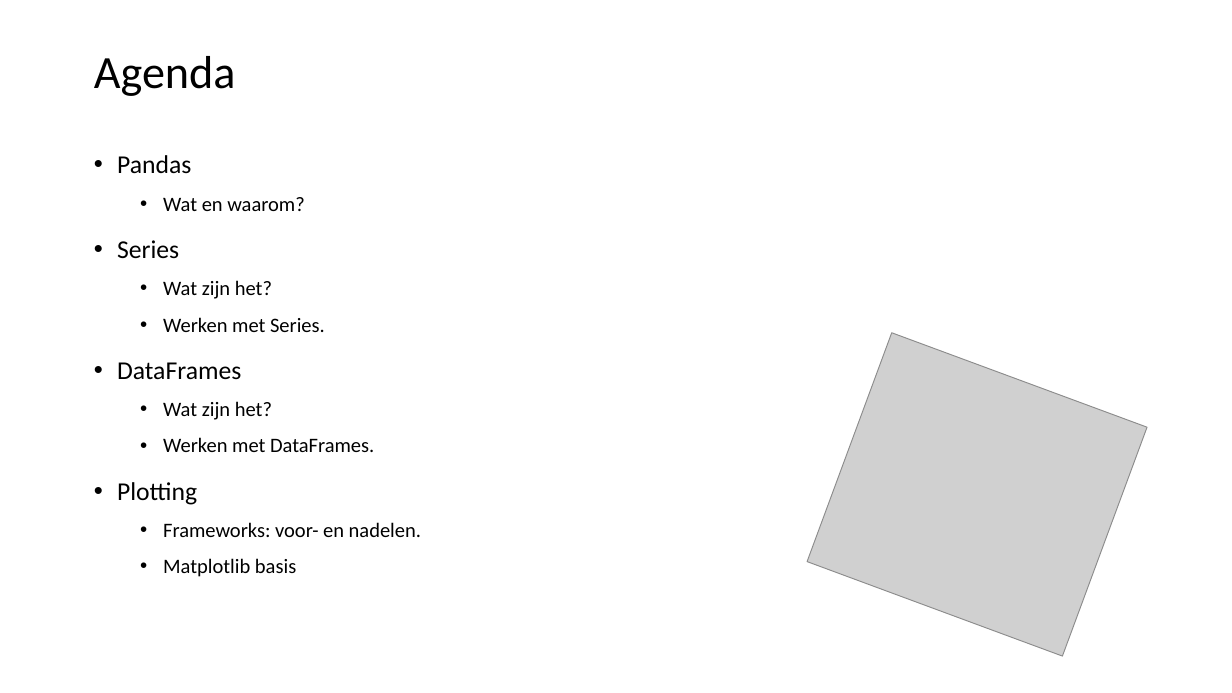
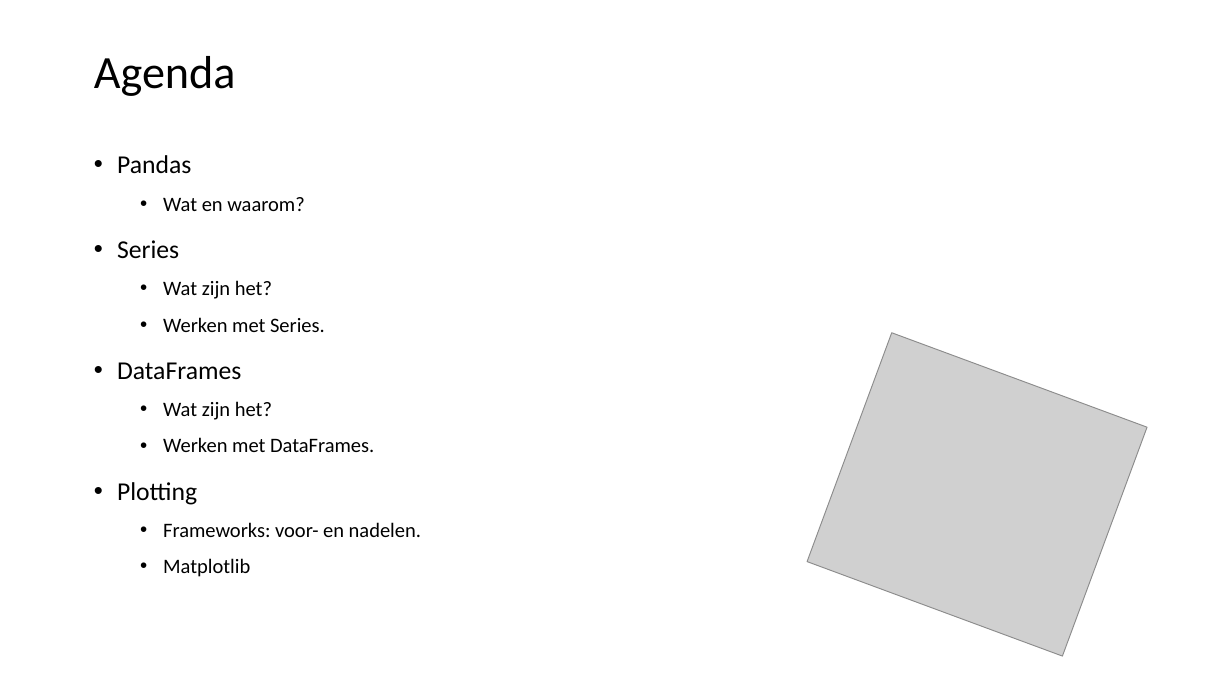
Before and after one commit to LFKoning/knowledge-sharing, a slide deck: slide 2 of python_trainees/3_pandas_plotting/python_traineeship_3.pptx. Drawn at 1232x693 pixels with LibreOffice and Linux fonts; fonts in the diff are those of the drawing; grey boxes stand for pictures. Boxes give left, top, right and bottom in pixels: in the first picture for what was removed or moved away, otherwise in the second. Text is boxed around its words. In the diff, an @@ line names an element or a change of style, - is before the commit and + after.

```diff
--- a/python_trainees/3_pandas_plotting/python_traineeship_3.pptx
+++ b/python_trainees/3_pandas_plotting/python_traineeship_3.pptx
@@ text at bbox=[163, 558, 250, 577]: text changed @@
-  • Matplotlib basis
+  • Matplotlib
```
Also in this commit, not shown: 3 other slides changed.
